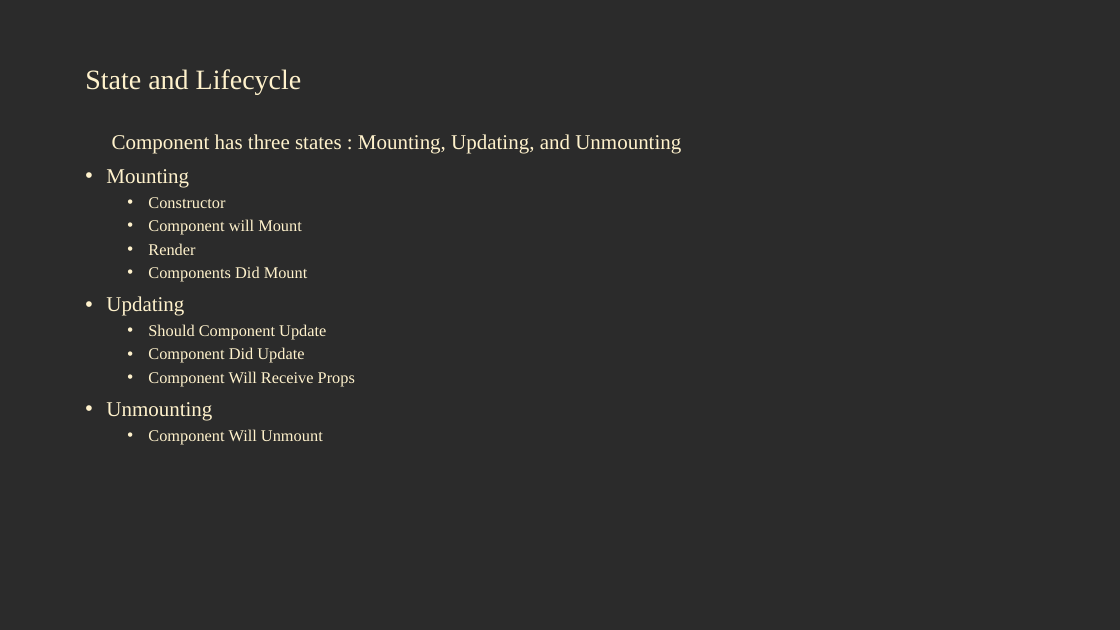
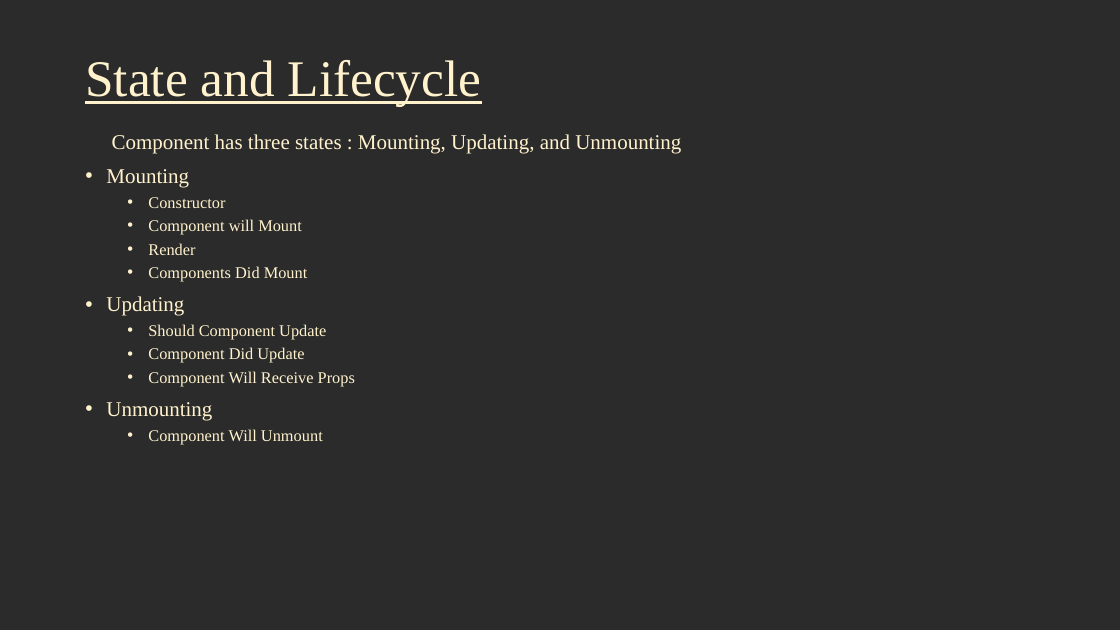
Before and after one commit to jscodebit/react_project, a slide deck: slide 17 of React Workshop.pptx (slide 9 before the commit). Drawn at 1120x630 pixels with LibreOffice and Linux fonts; fonts in the diff are those of the drawing; background and template pictures are left out; a plain dark background stands for a picture behind light text. Boxes give left, top, right and bottom in pixels: in the first picture for what was removed or moved away, otherwise in the second. Text is boxed around its words. In the diff, an @@ line names an element or a change of style, - is before the commit and + after.

```diff
--- a/React Workshop.pptx
+++ b/React Workshop.pptx
@@ title "State and Lifecycle" at [85,60,482,107]: size 24 to 44 pt, underline on @@
```
Also in this commit, not shown: 8 other slides changed, 15 slides added, 1 slide removed, 6 other files.
